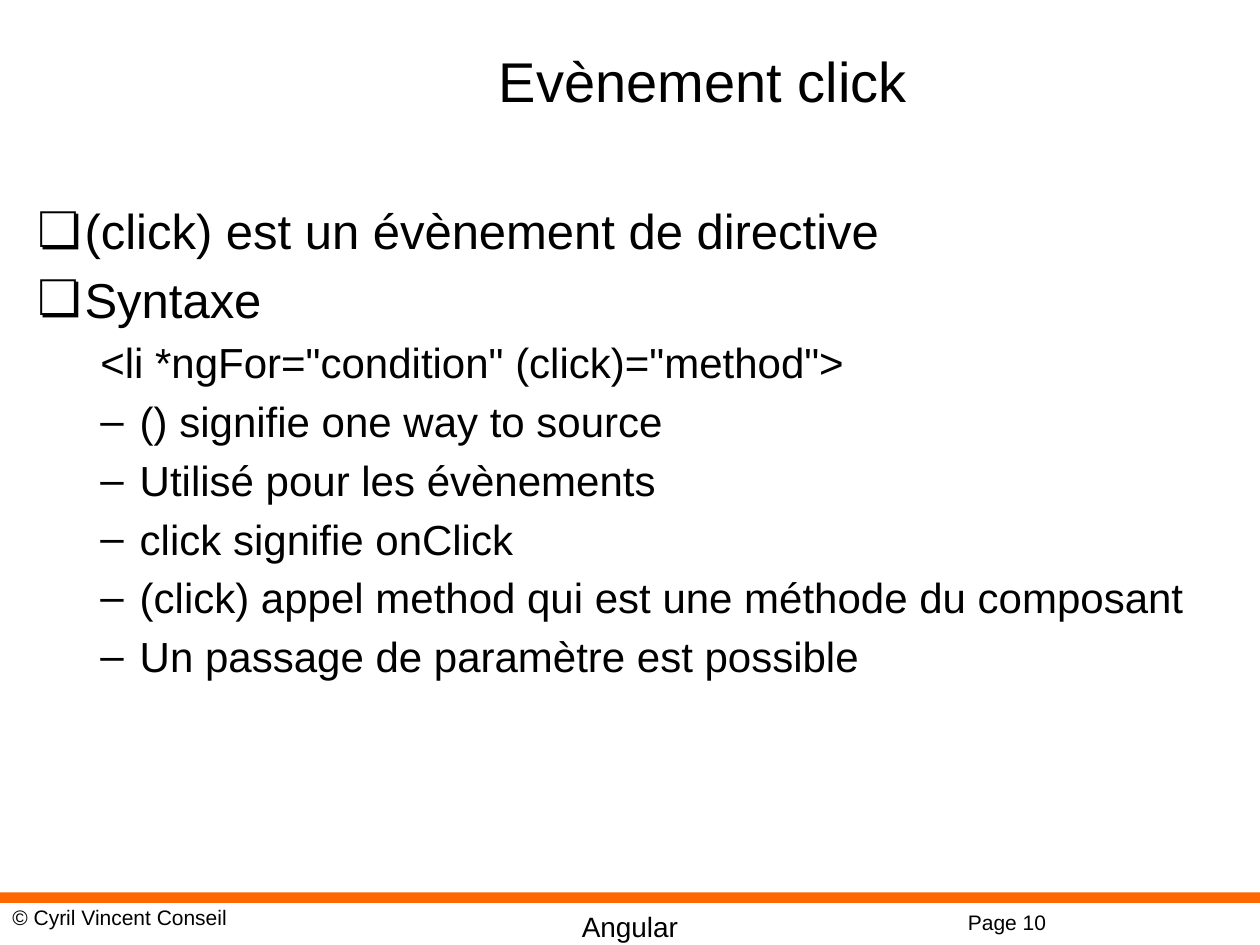
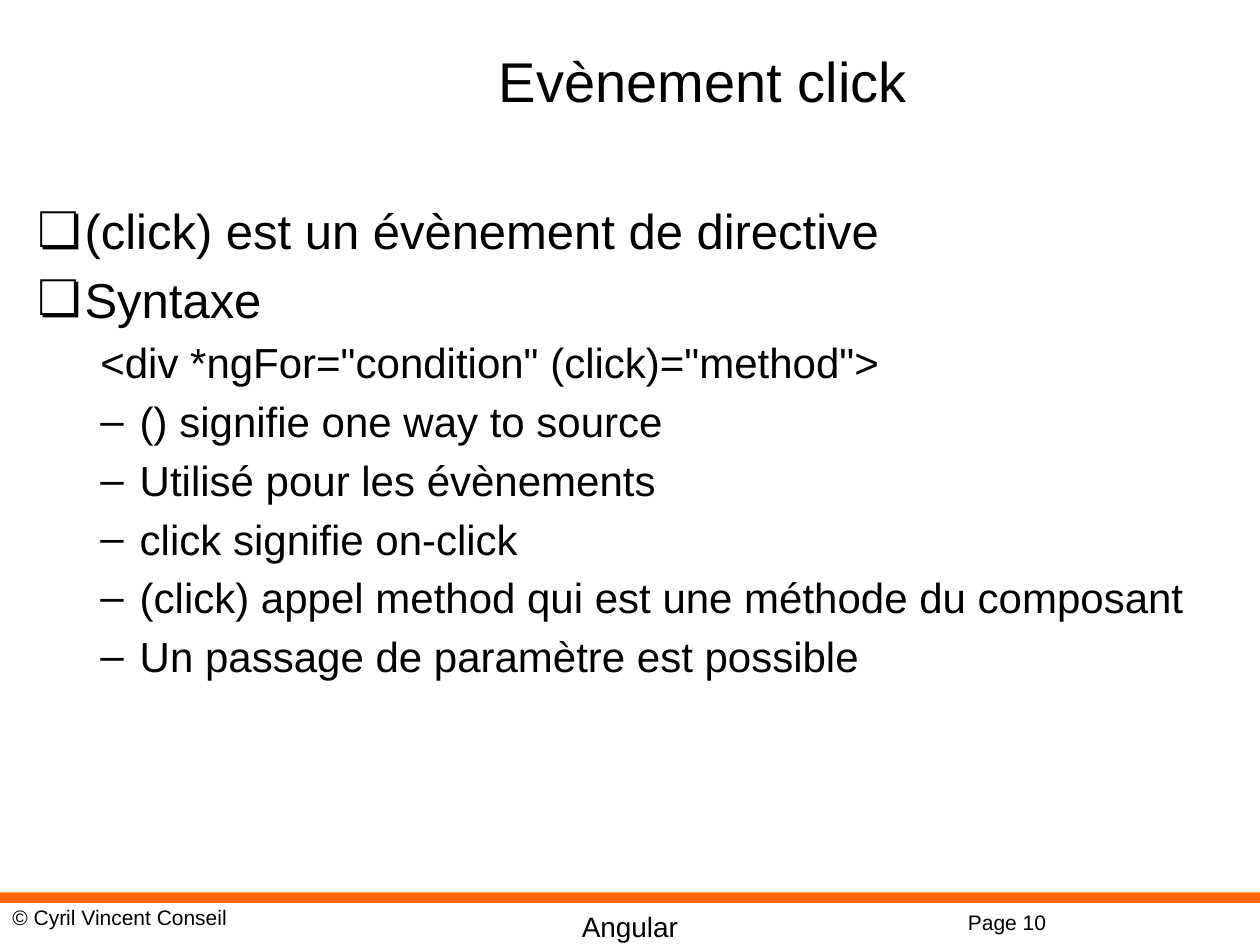
Before and after one commit to cyrilvincent/angular, a slide deck: slide 10 of PPT/Angular09-Directives.pptx. Drawn at 1260x945 pixels with LibreOffice and Linux fonts; fonts in the diff are those of the drawing; background and template pictures are left out. Boxes give left, top, right and bottom in pixels: in the first picture for what was removed or moved away, otherwise in the second. Text is boxed around its words. In the diff, an @@ line names an element or a change of style, - is before the commit and + after.

```diff
--- a/PPT/Angular09-Directives.pptx
+++ b/PPT/Angular09-Directives.pptx
@@ text at (100, 347, 879, 387): text changed @@
-  <li *ngFor="condition" (click)="method">
+  <div *ngFor="condition" (click)="method">
@@ text at (140, 524, 517, 563): text changed @@
-  – click signifie onClick
+  – click signifie on-click
```
Also in this commit, not shown: 53 other files.
